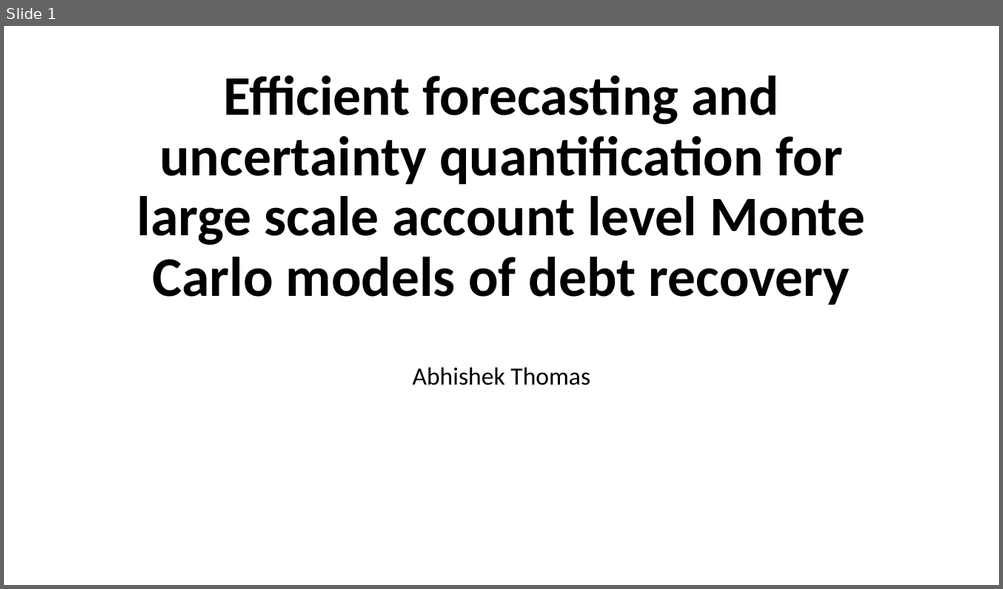
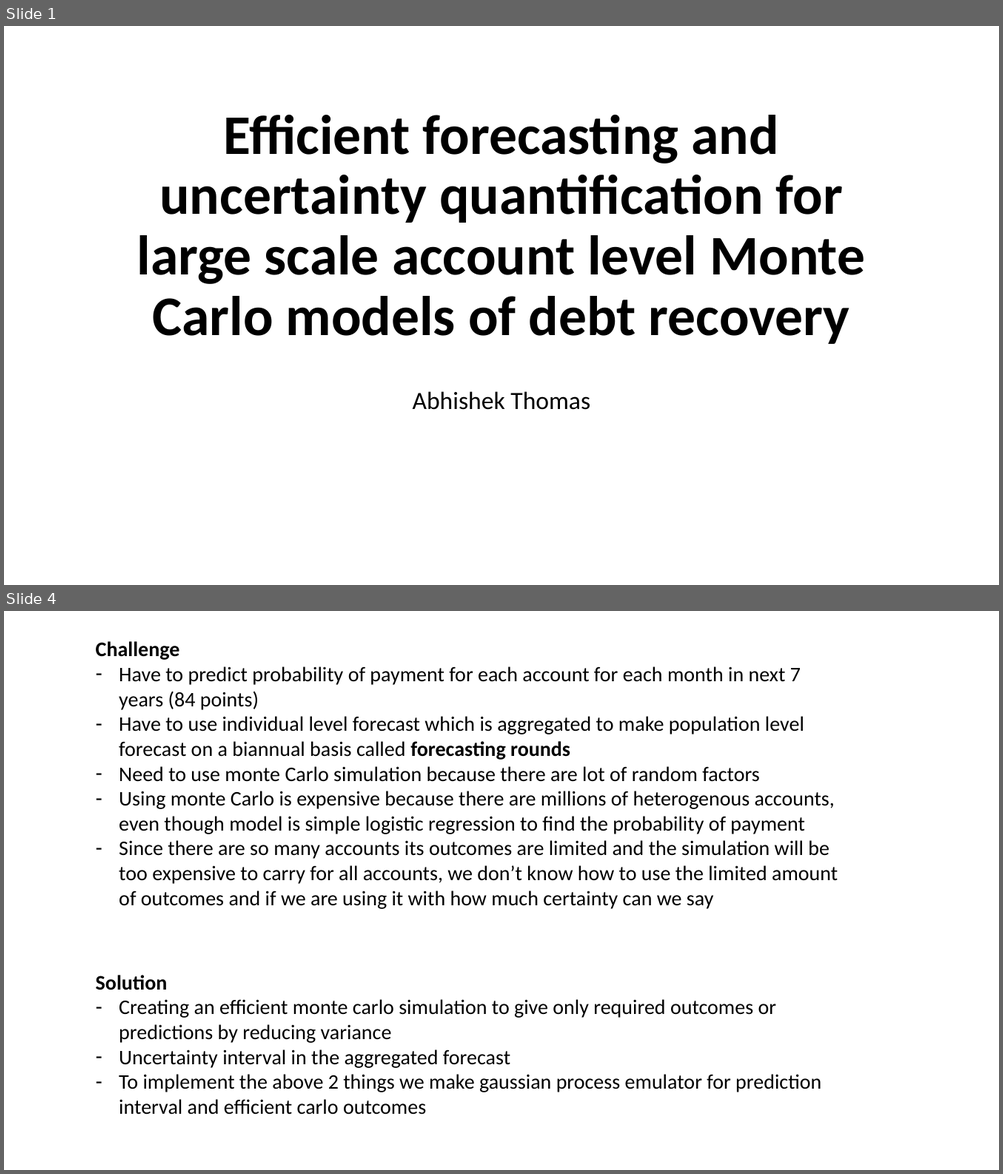
Before and after one commit to dcrey7/Interview-hackathons-assignment, a slide deck: Efficient forecasting and uncertainty quantification for large scale.pptx. Shown one above the other, each under a label of ours: slide 1 before the commit, slides 1 and 4 after it; the slides between them are not shown. The pictures are 1003x589 and 1003x1174 pixels, drawn with LibreOffice and Linux fonts; fonts in the diff are those of the drawing. Boxes give left, top, right and bottom in pixels: in the first picture for what was removed or moved away, otherwise in the second. Text is boxed around its words. In the diff, an @@ line names an element or a change of style, - is before the commit and + after.

```diff
--- a/Efficient forecasting and uncertainty quantification for large scale.pptx
+++ b/Efficient forecasting and uncertainty quantification for large scale.pptx
@@ slide 4 added at [4,611,999,1170], background #FFFFFF @@
@@ text added at [96,641,837,909], 20 pt, text #000000 @@
+Challenge
+– Have to predict probability of payment for each account for each month in next 7 years (84 points)
+– Have to use individual level forecast which is aggregated to make population level forecast on a biannual basis called forecasting rounds
+– Need to use monte Carlo simulation because there are lot of random factors
+– Using monte Carlo is expensive because there are millions of heterogenous accounts, even though model is simple logistic regression to find the probability of payment
+– Since there are so many accounts its outcomes are limited and the simulation will be too expensive to carry for all accounts, we don’t know how to use the limited amount of outcomes and if we are using it with how much certainty can we say
@@ text added at [96,975,821,1115], 20 pt, text #000000 @@
+Solution
+– Creating an efficient monte carlo simulation to give only required outcomes or predictions by reducing variance
+– Uncertainty interval in the aggregated forecast
+– To implement the above 2 things we make gaussian process emulator for prediction interval and efficient carlo outcomes
@@ slide 1 changed as well @@
@@ title "Efficient forecasting and uncertainty quantification ...": place and size @@
-title "Efficient forecasting and uncertainty quantification ..." at [137,76,865,305]
+title "Efficient forecasting and uncertainty quantification ..." at [137,115,865,344]
@@ subtitle "Abhishek Thomas": place and size @@
-subtitle "Abhishek Thomas" at [412,367,590,386]
+subtitle "Abhishek Thomas" at [412,392,590,410]
```
Also in this commit, not shown: 1 other slide changed, 11 other slides added, 3 slides removed.
